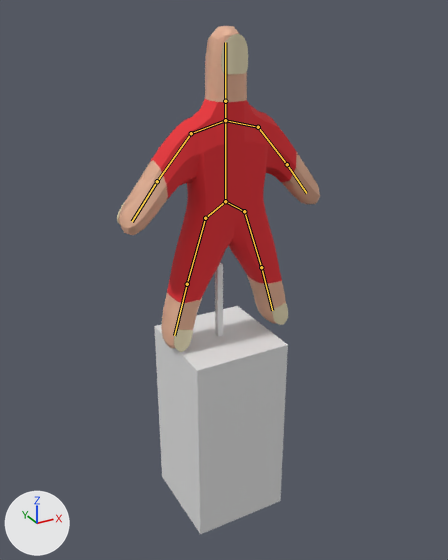
Two versions of the Blender file assets/models/thumbThumb.blend, one commit apart.
The view is the same before and after, from a 50 mm camera at (-18.8, -34.4, 9.4) aimed at (0.4, 0.4, -8.1). The lights are fixed; the arrows at lower left show +X, +Y and +Z. The first picture is the older version. The bones that bend it are drawn over the model as lines.

Objects in the first picture: 'Nail', 'Nail.001', 'Nail.002', 'Plane-noimp', 'Thumb Thumb'.
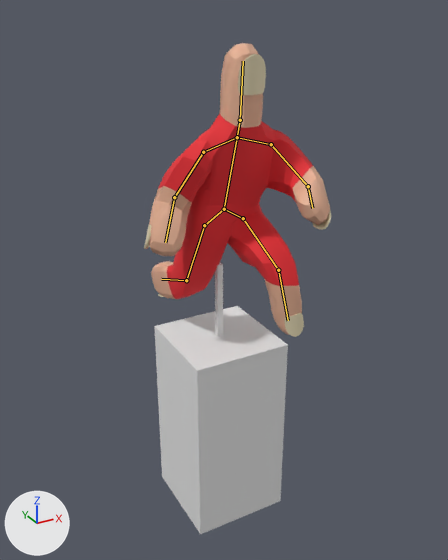
The newer file adds an action. The first version stands in its rest pose; the second is drawn at frame 8 of the action 'Running-loop'.

Boxes (x1, y1, x2, y2) around the edits, measured in the pictures (448 x 560 px):
'Thumb Thumb', posed (9% narrower, 10% shorter)
    before: (119, 26, 320, 349)
    after: (148, 43, 330, 335)
'Nail', posed
    before: (221, 34, 248, 74)
    after: (238, 54, 266, 95)
'Nail.002', posed (28% wider, 12% shorter)
    before: (174, 303, 288, 352)
    after: (158, 294, 304, 337)
'Nail.001', posed (mostly hidden before)
    before: (117, 202, 125, 224)
    after: (144, 210, 331, 249)
bone 'Bone', root to tip
    before: (225, 201) to (225, 120)
    after: (224, 209) to (237, 137)
bone 'Bone.002', root to tip
    before: (225, 101) to (225, 42)
    after: (240, 120) to (243, 61)
bone 'Bone.003.l', root to tip
    before: (225, 120) to (258, 127)
    after: (237, 137) to (271, 144)
bone 'Bone.004.l', root to tip
    before: (258, 127) to (287, 164)
    after: (271, 144) to (308, 186)
bone 'Bone.005.l', root to tip
    before: (287, 164) to (306, 193)
    after: (308, 186) to (312, 208)
bone 'Bone.003.r', root to tip
    before: (225, 120) to (191, 133)
    after: (237, 137) to (203, 152)
bone 'Bone.004.r', root to tip
    before: (191, 133) to (157, 181)
    after: (203, 152) to (174, 197)
bone 'Bone.005.r', root to tip
    before: (157, 181) to (132, 221)
    after: (174, 197) to (165, 242)
bone 'Bone.006.l', root to tip
    before: (225, 201) to (244, 211)
    after: (224, 209) to (243, 218)
bone 'Bone.007.l', root to tip
    before: (244, 211) to (261, 267)
    after: (243, 218) to (278, 270)
bone 'Bone.008.l', root to tip
    before: (261, 267) to (272, 310)
    after: (278, 270) to (288, 320)
bone 'Bone.006.r', root to tip
    before: (225, 201) to (205, 218)
    after: (224, 209) to (204, 225)
bone 'Bone.007.r', root to tip
    before: (205, 218) to (187, 284)
    after: (204, 225) to (186, 280)
bone 'Bone.008.r', root to tip
    before: (187, 284) to (174, 335)
    after: (186, 280) to (161, 279)

The change in detail:
Object 'Armature' (bone_rig_object) moves from (0.54, 0.0, 0.0) to (0.54, 0.0, 0.27).
Bone 'Bone' (bone_bone) moves from (0.0, 0.0, 0.0) to (0.0, -0.82, -0.2).
Bone 'Bone' (bone_bone) turns from (0, 0, 0) to (18, 0, 0) degrees about its own x, y and z.
Bone 'Bone.002' (bone_bone_002) turns from (0, 0, 0) to (-14, 0, 0) degrees about its own x, y and z.
Bone 'Bone.003.l' (bone_bone_003_l) turns from (0, 0, 0) to (8, 2, 2) degrees about its own x, y and z.
Bone 'Bone.004.l' (bone_bone_004_l) turns from (0, 0, 0) to (53, -4, 0) degrees about its own x, y and z.
Bone 'Bone.005.l' (bone_bone_005_l) turns from (0, 0, 0) to (55, 11, -9) degrees about its own x, y and z.
Bone 'Bone.003.r' (bone_bone_003_r) turns from (0, 0, 0) to (8, -2, -2) degrees about its own x, y and z.
Bone 'Bone.004.r' (bone_bone_004_r) turns from (0, 0, 0) to (-15, -44, 33) degrees about its own x, y and z.
Bone 'Bone.005.r' (bone_bone_005_r) turns from (0, 0, 0) to (21, 13, -31) degrees about its own x, y and z.
Bone 'Bone.006.l' (bone_bone_006_l) moves from (0.0, 0.0, 0.0) to (-0.2, 0.43, -0.7).
Bone 'Bone.007.l' (bone_bone_007_l) turns from (0, 0, 0) to (-5, -13, -57) degrees about its own x, y and z.
Bone 'Bone.008.l' (bone_bone_008_l) turns from (0, 0, 0) to (7, 13, 55) degrees about its own x, y and z.
Bone 'Bone.006.r' (bone_bone_006_r) moves from (0.0, 0.0, 0.0) to (0.2, 0.43, -0.7).
Bone 'Bone.007.r' (bone_bone_007_r) turns from (0, 0, 0) to (-8, 1, -18) degrees about its own x, y and z.
Bone 'Bone.008.r' (bone_bone_008_r) turns from (0, 0, 0) to (7, -13, -55) degrees about its own x, y and z.
